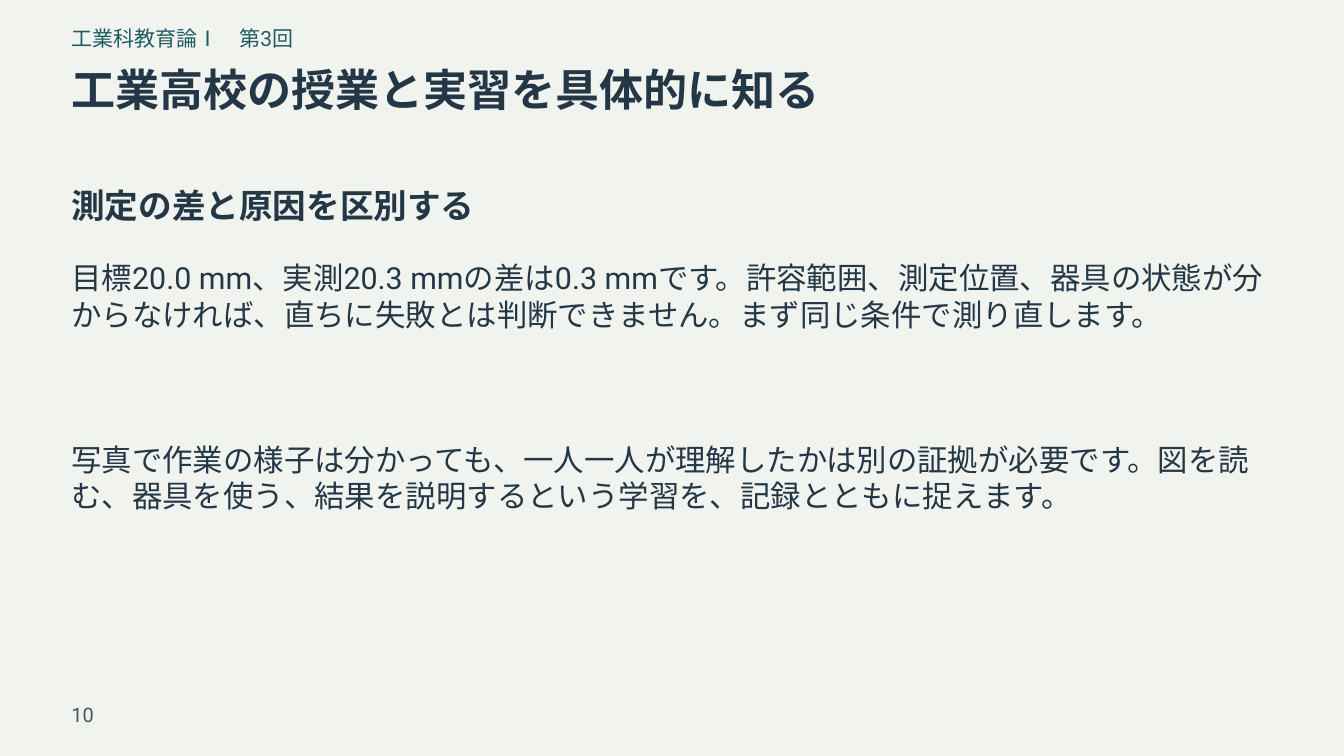
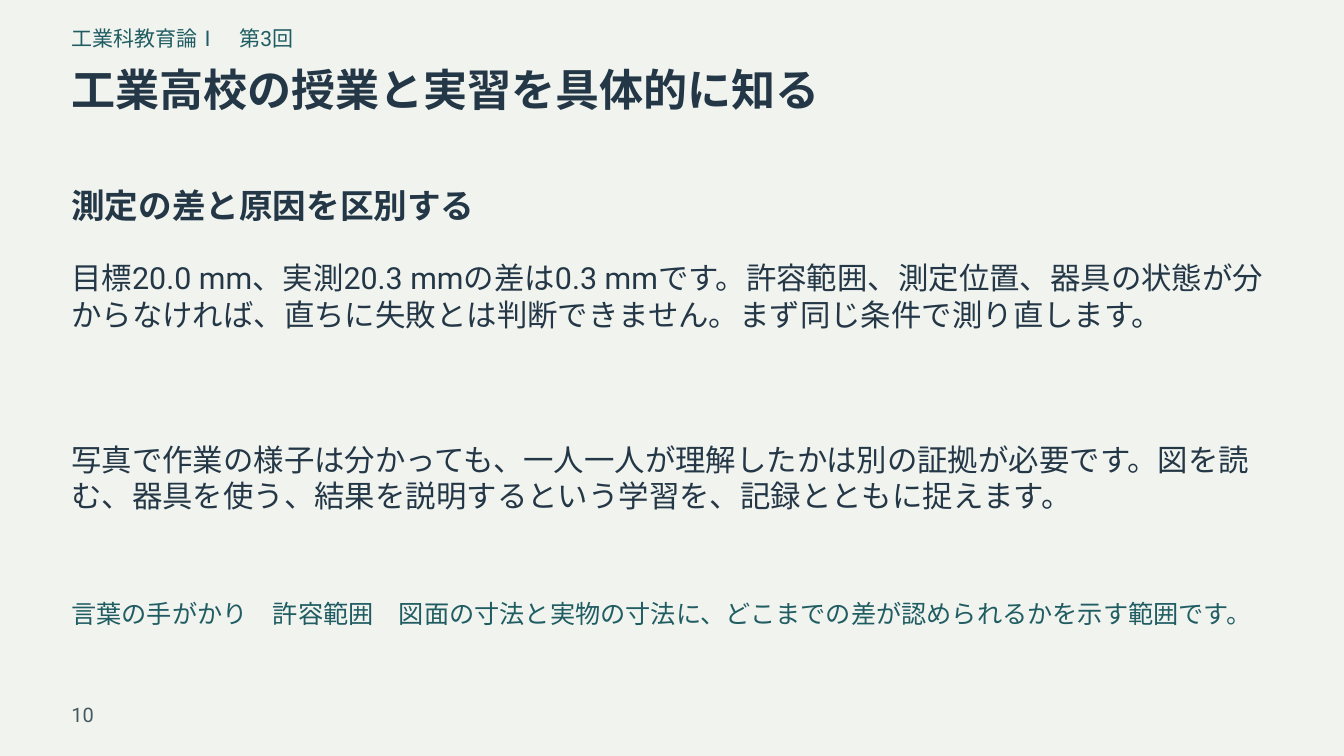
Before and after one commit to zooc-14calbp/industrial-education-i, a slide deck: slide 10 of reorganized/20261105/expanded/slides.pptx. Drawn at 1344x756 pixels with LibreOffice and Linux fonts; fonts in the diff are those of the drawing. Boxes give left, top, right and bottom in pixels: in the first picture for what was removed or moved away, otherwise in the second. Text is boxed around its words. In the diff, an @@ line names an element or a change of style, - is before the commit and + after.

```diff
--- a/reorganized/20261105/expanded/slides.pptx
+++ b/reorganized/20261105/expanded/slides.pptx
@@ text added at (71,602,1252,625), 18 pt, text #205D62 @@
+言葉の手がかり 許容範囲 図面の寸法と実物の寸法に、どこまでの差が認められるかを示す範囲です。
```
Also in this commit, not shown: 15 other slides changed, 37 other files.
